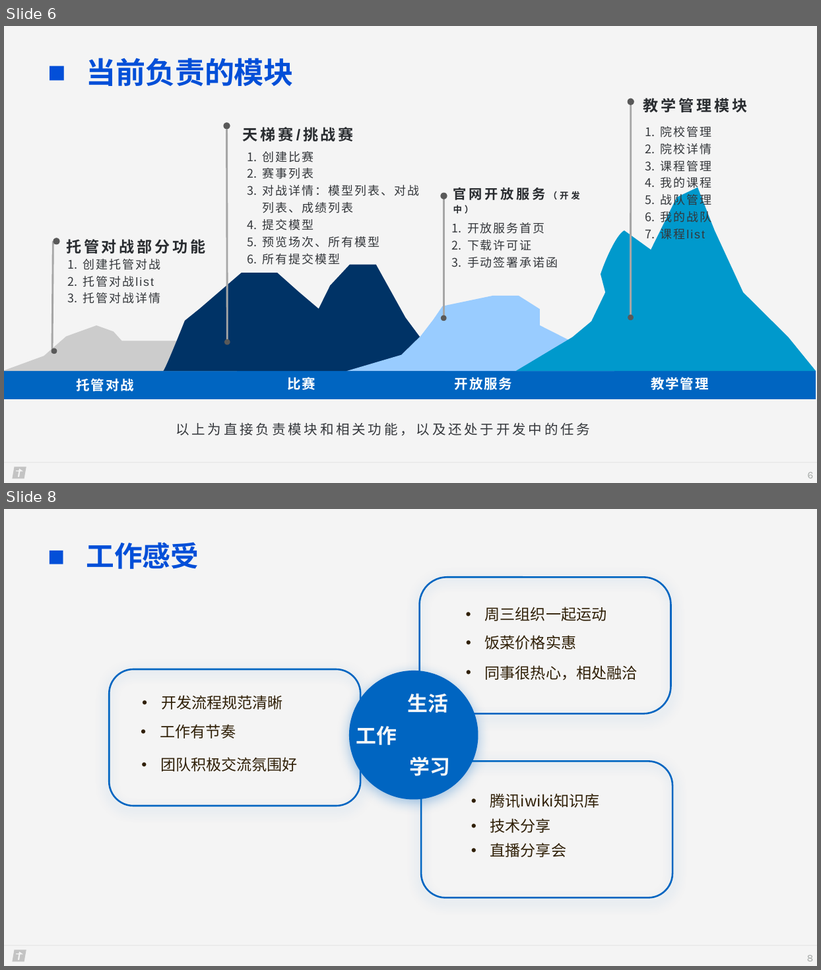
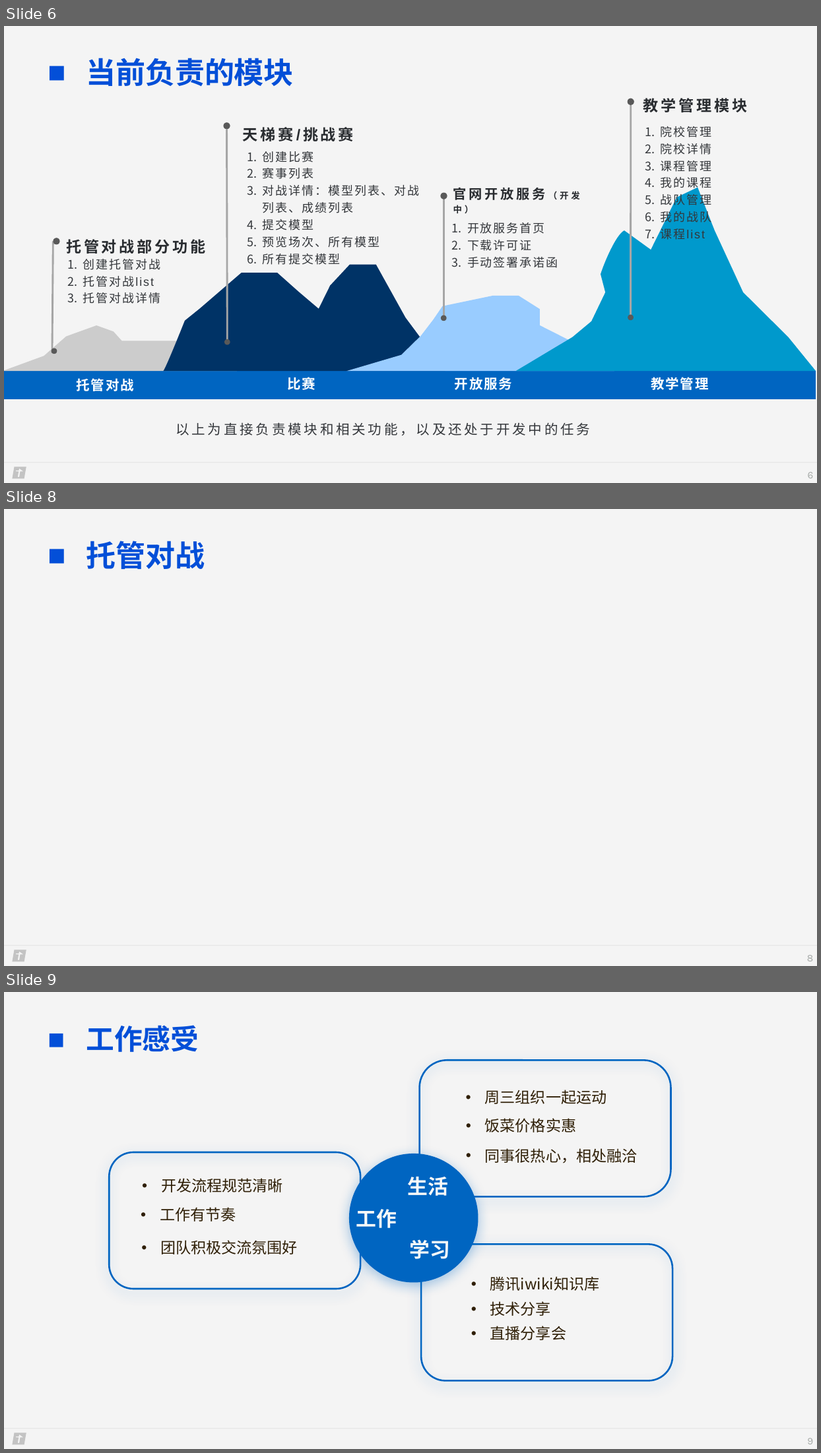
Before and after one commit to sunshiheima/MyPoject, a slide deck: files/简历/答辩.pptx. Shown one above the other, each under a label of ours: slides 6 and 8 before the commit, slides 6, 8 and 9 after it; the slides between them are not shown. The pictures are 821x970 and 821x1453 pixels, drawn with LibreOffice and Linux fonts; fonts in the diff are those of the drawing; background and template pictures are left out. Boxes give left, top, right and bottom in pixels: in the first picture for what was removed or moved away, otherwise in the second. Text is boxed around its words. In the diff, an @@ line names an element or a change of style, - is before the commit and + after.

```diff
--- a/files/简历/答辩.pptx
+++ b/files/简历/答辩.pptx
@@ slide 8 added at (x1=4, y1=509, x2=817, y2=966), background picture (left out); not listed: 2 template elements that a slide beside it also shows @@
@@ text added at (x1=86, y1=541, x2=205, y2=569), 35.1 pt, text #034FD8, bold @@
+■ 托管对战
@@ page number added at (x1=807, y1=955, x2=813, y2=962), 12 pt, text #A6AAA8 @@
+8
@@ what was slide 8 is now slide 9 @@
```
Also in this commit, not shown: 3 slides changed, 1 other slide added, 1 slide removed, 4 other files.
